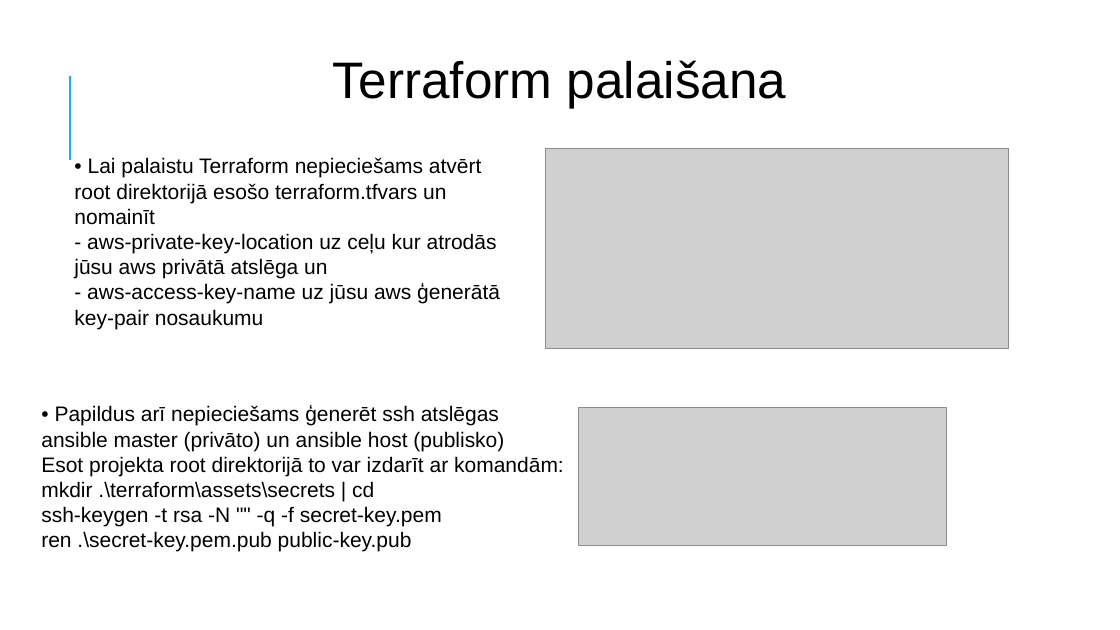
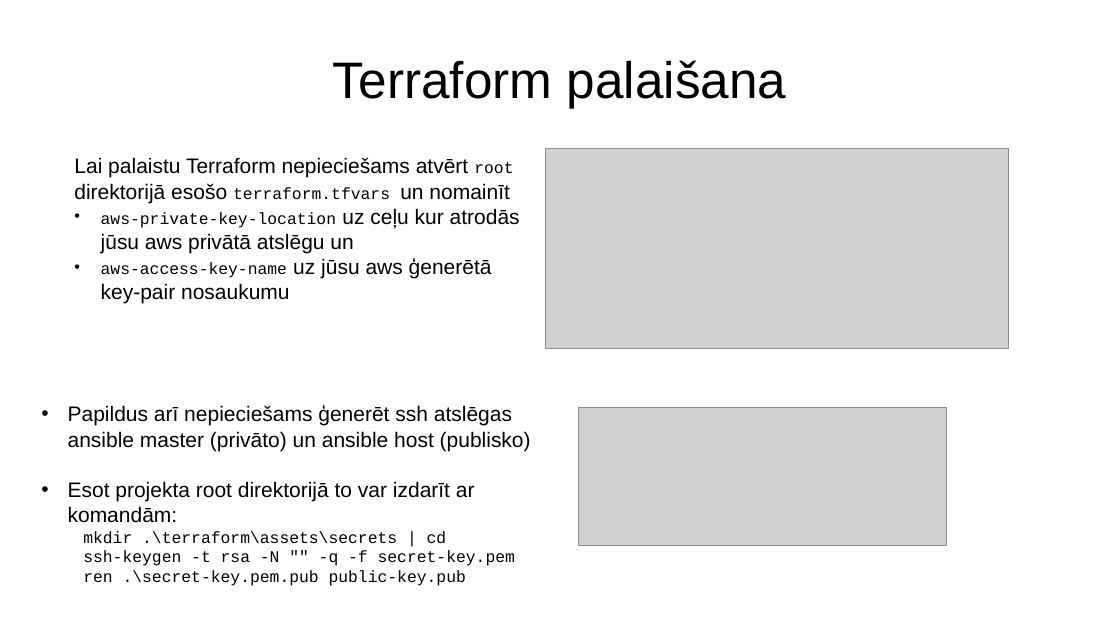
Before and after one commit to DitaGabalina/devops_db_group, a slide deck: slide 14 of docs/Slaidi.2022.07.04_v2.pptx. Drawn at 1120x630 pixels with LibreOffice and Linux fonts; fonts in the diff are those of the drawing; grey boxes stand for pictures. Boxes give left, top, right and bottom in pixels: in the first picture for what was removed or moved away, otherwise in the second. Text is boxed around its words. In the diff, an @@ line names an element or a change of style, - is before the commit and + after.

Commit message:
Slide formatting

```diff
--- a/docs/Slaidi.2022.07.04_v2.pptx
+++ b/docs/Slaidi.2022.07.04_v2.pptx
@@ line removed from (70, 160) to (70, 76) @@
@@ text at (74,157,520,304): text changed @@
-• Lai palaistu Terraform nepieciešams atvērt root direktorijā esošo terraform.tfvars un nomainīt
-- aws-private-key-location uz ceļu kur atrodās jūsu aws privātā atslēga un
-- aws-access-key-name uz jūsu aws ģenerātā key-pair nosaukumu
+Lai palaistu Terraform nepieciešams atvērt root direktorijā esošo terraform.tfvars un nomainīt
+• aws-private-key-location uz ceļu kur atrodās jūsu aws privātā atslēgu un
+• aws-access-key-name uz jūsu aws ģenerētā key-pair nosaukumu
@@ text at (68,405,531,451): text changed @@
-• Papildus arī nepieciešams ģenerēt ssh atslēgas ansible master (privāto) un ansible host (publisko)
+• Papildus arī nepieciešams ģenerēt ssh atslēgas ansible master (privāto) un ansible host (publisko)
@@ text at (68,481,515,586): size 18 to 14 pt, font Arial to Courier New in "mkdir .\terraform\assets\secrets | cd", "ssh-keygen -t rsa -N "" -q -f ...", "ren .\secret-key.pem.pub public-key.pub"; bullet none to •; list level 1 to 2 in "mkdir .\terraform\assets\secrets | cd"; list level 1 to 2 in "ssh-keygen -t rsa -N "" ..."; list level 1 to 2 in "ren .\secret-key.pem.pub public-key.pub" @@
```
Also in this commit, not shown: 16 other slides changed, 1 other file.
